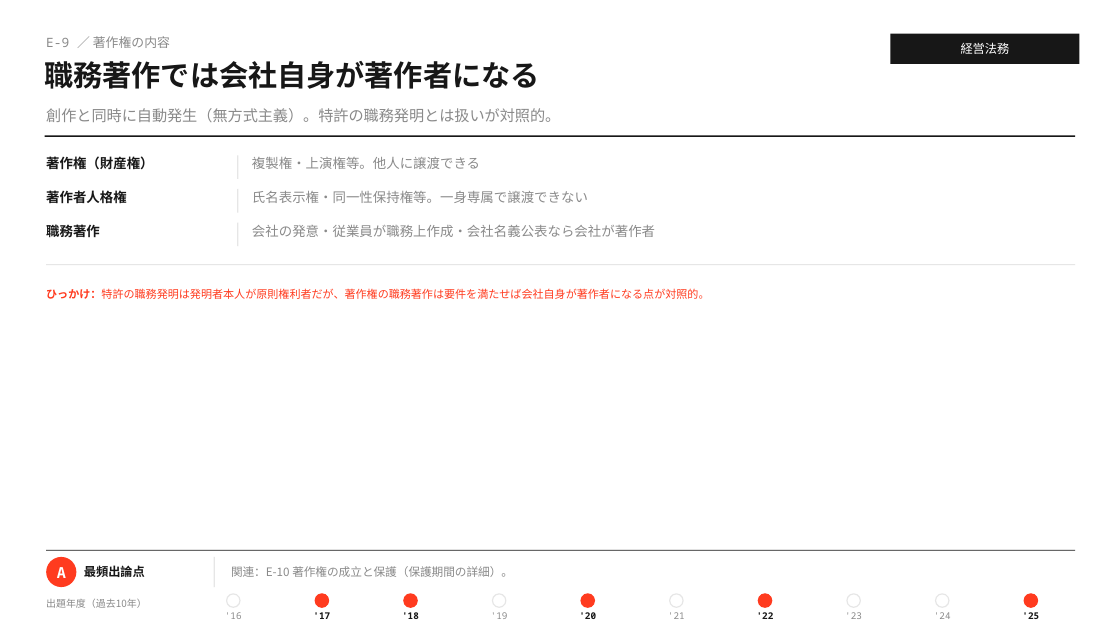
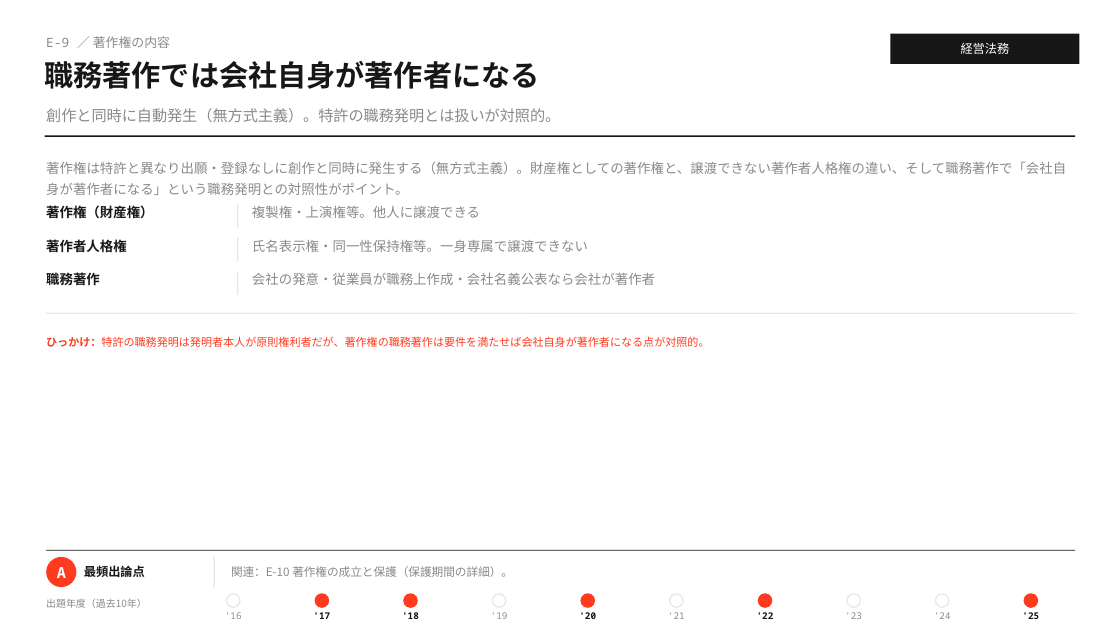
Before and after one commit to MasatoshiSano/SMEC, a slide deck: slide 17 of slides/1st_stage/E_business_law.pptx. Drawn at 1120x630 pixels with LibreOffice and Linux fonts; fonts in the diff are those of the drawing. Boxes give left, top, right and bottom in pixels: in the first picture for what was removed or moved away, otherwise in the second. Text is boxed around its words. In the diff, an @@ line names an element or a change of style, - is before the commit and + after.

```diff
--- a/slides/1st_stage/E_business_law.pptx
+++ b/slides/1st_stage/E_business_law.pptx
@@ text added at [46,161,1066,195], 11.5 pt, text #8A8A8A @@
+著作権は特許と異なり出願・登録なしに創作と同時に発生する（無方式主義）。財産権としての著作権と、譲渡できない著作者人格権の違い、そして職務著作で「会社自身が著作者になる」という職務発明との対照性がポイント。
@@ line moved from (238, 189) - (238, 213) to (238, 204) - (238, 228) @@
@@ line moved from (238, 223) - (238, 246) to (238, 238) - (238, 261) @@
@@ line moved from (238, 155) - (238, 179) to (238, 271) - (238, 295) @@
@@ 7 texts, 1 line: place and size @@
-7 texts, 1 line at [46,156,1075,299]
+7 texts, 1 line at [46,205,1075,347]
```
Also in this commit, not shown: 26 other slides changed, 2 other files.
